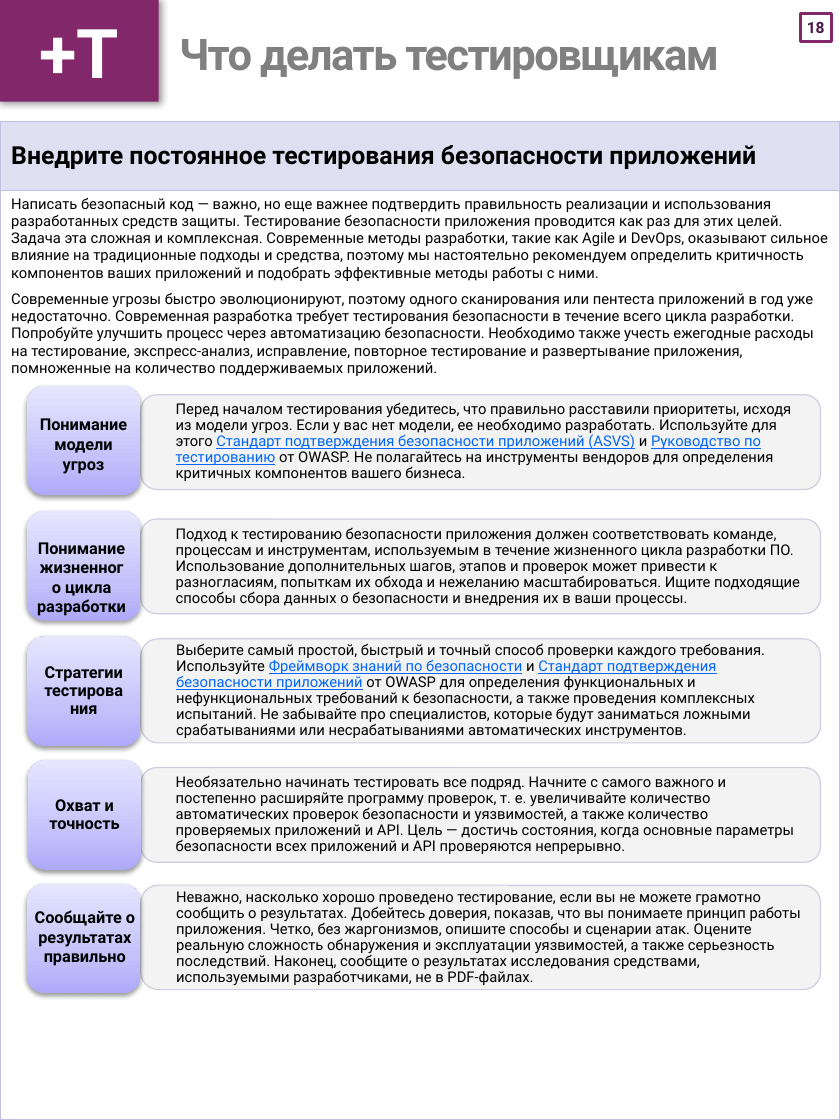
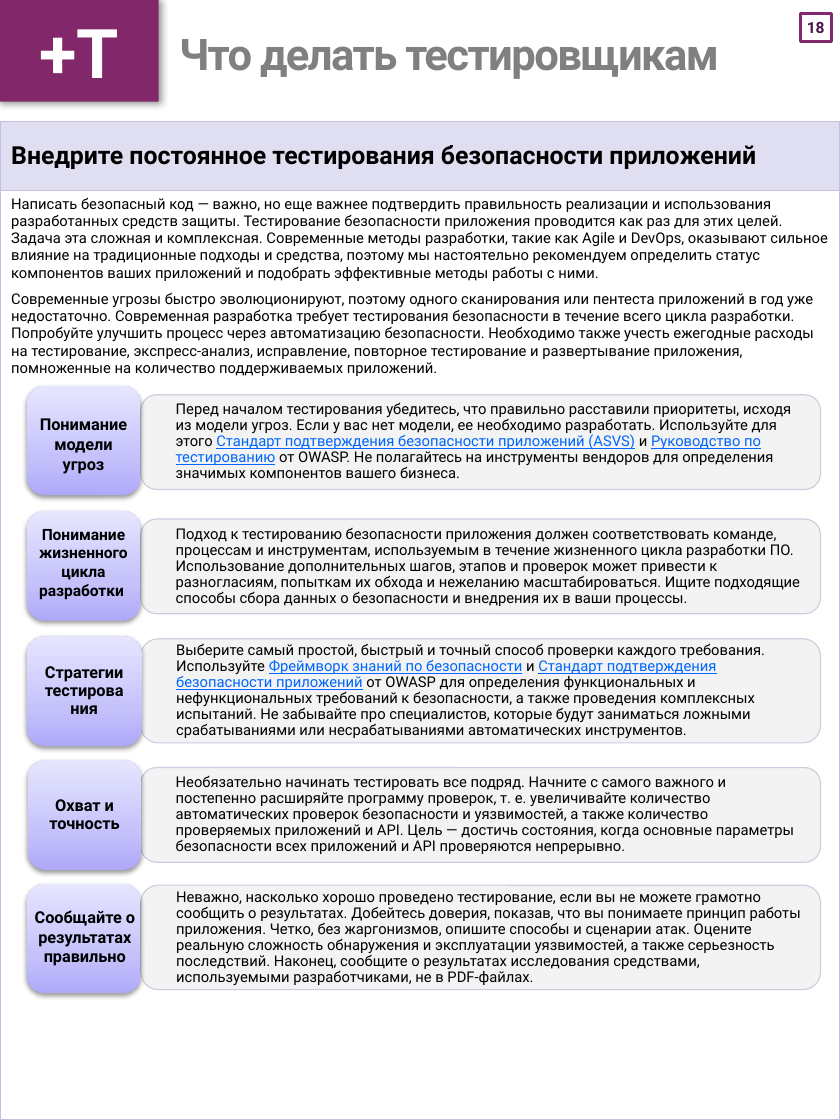
Before and after one commit to OWASP/Top10, a slide deck: slide 19 of 2017/OWASP Top 10-2017-ru.pptx. Drawn at 840x1120 pixels with LibreOffice and Linux fonts; fonts in the diff are those of the drawing. Boxes give left, top, right and bottom in pixels: in the first picture for what was removed or moved away, otherwise in the second. Text is boxed around its words. In the diff, an @@ line names an element or a change of style, - is before the commit and + after.

```diff
--- a/2017/OWASP Top 10-2017-ru.pptx
+++ b/2017/OWASP Top 10-2017-ru.pptx
@@ table at bbox=[0, 121, 840, 1120] @@
-row 2, column 1: Написать безопасный код — важно, но еще важнее подтвердить правильность реализации и использования разработанных средств защиты. Тестирование безопасности приложения проводится как раз для этих целей. Задача эта сложная и комплексная. Современные методы разработки, такие как Agile и DevOps, оказывают сильное влияние на традиционные подходы и средства, поэтому мы настоятельно рекомендуем определить критичность компонентов ваших приложений и подобрать эффективные методы работы с ними. / Современные угрозы быстро эволюционируют, поэтому одного сканирования или пентеста приложений в год уже недостаточно. Современная разработка требует тестирования безопасности в течение всего цикла разработки. Попробуйте улучшить процесс через автоматизацию безопасности. Необходимо также учесть ежегодные расходы на тестирование, экспресс-анализ, исправление, повторное тестирование и развертывание приложения, помноженные на количество поддерживаемых приложений.
+row 2, column 1: Написать безопасный код — важно, но еще важнее подтвердить правильность реализации и использования разработанных средств защиты. Тестирование безопасности приложения проводится как раз для этих целей. Задача эта сложная и комплексная. Современные методы разработки, такие как Agile и DevOps, оказывают сильное влияние на традиционные подходы и средства, поэтому мы настоятельно рекомендуем определить статус компонентов ваших приложений и подобрать эффективные методы работы с ними. / Современные угрозы быстро эволюционируют, поэтому одного сканирования или пентеста приложений в год уже недостаточно. Современная разработка требует тестирования безопасности в течение всего цикла разработки. Попробуйте улучшить процесс через автоматизацию безопасности. Необходимо также учесть ежегодные расходы на тестирование, экспресс-анализ, исправление, повторное тестирование и развертывание приложения, помноженные на количество поддерживаемых приложений.
@@ text in rounded rectangle at bbox=[176, 402, 791, 478]: text changed @@
-  Перед началом тестирования убедитесь, что правильно расставили приоритеты, исходя из модели угроз. Если у вас нет модели, ее необходимо разработать. Используйте для этого Стандарт подтверждения безопасности приложений (ASVS) и Руководство по тестированию от OWASP. Не полагайтесь на инструменты вендоров для определения критичных компонентов вашего бизнеса.
+  Перед началом тестирования убедитесь, что правильно расставили приоритеты, исходя из модели угроз. Если у вас нет модели, ее необходимо разработать. Используйте для этого Стандарт подтверждения безопасности приложений (ASVS) и Руководство по тестированию от OWASP. Не полагайтесь на инструменты вендоров для определения значимых компонентов вашего бизнеса.
@@ text "Понимание жизненного цикла разработки": place and size @@
-text "Понимание жизненного цикла разработки" at bbox=[37, 542, 126, 616]
+text "Понимание жизненного цикла разработки" at bbox=[39, 529, 128, 599]
@@ text "Понимание жизненного цикла разработки" at bbox=[39, 529, 128, 599]: size 10.5 to 10 pt @@
```
Also in this commit, not shown: 24 other slides changed, 25 other files.
